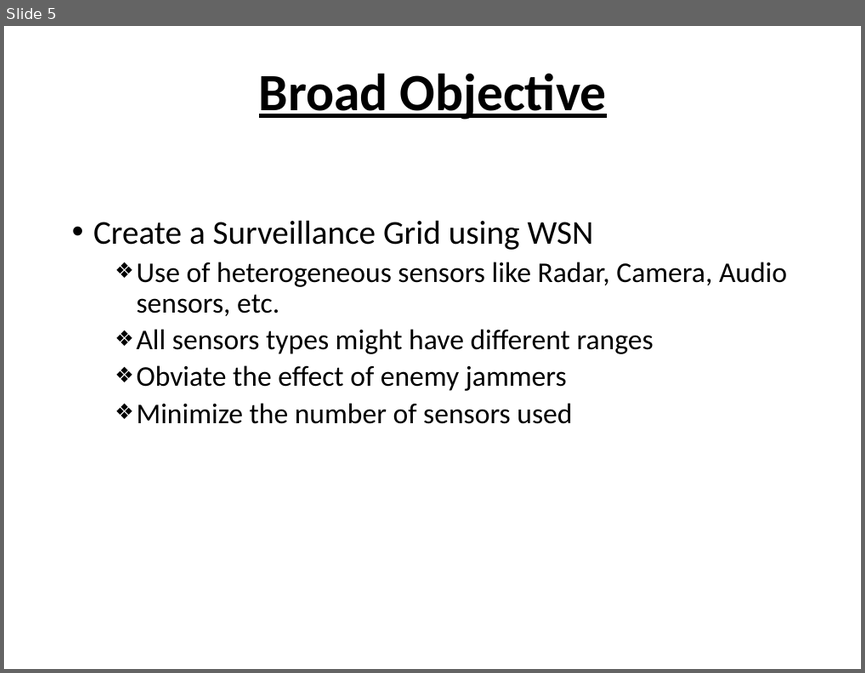
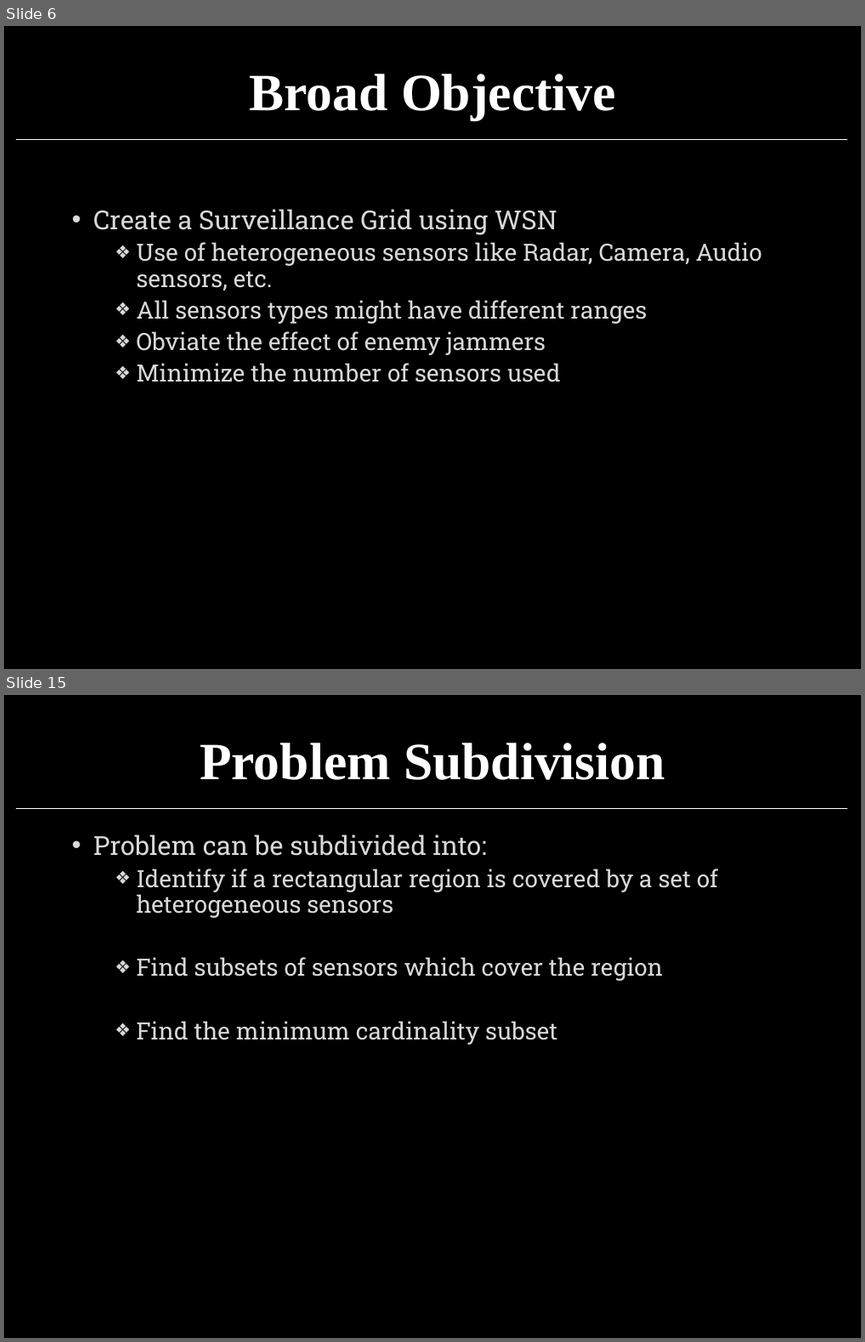
Before and after one commit to j4yd33p/MTP, a slide deck: MTP/Thesis/JBR_PPT.pptx. Shown one above the other, each under a label of ours: slide 5 before the commit, slides 6 and 15 after it; the slides between them are not shown. The pictures are 865x673 and 865x1342 pixels, drawn with LibreOffice and Linux fonts; fonts in the diff are those of the drawing. Boxes give left, top, right and bottom in pixels: in the first picture for what was removed or moved away, otherwise in the second. Text is boxed around its words. In the diff, an @@ line names an element or a change of style, - is before the commit and + after.

```diff
--- a/MTP/Thesis/JBR_PPT.pptx
+++ b/MTP/Thesis/JBR_PPT.pptx
@@ slide 15 added at (4, 695, 861, 1338), background #000000; not listed: 1 template element that a slide beside it also shows @@
@@ title added at (200, 743, 665, 780), 44 pt, text #FFFFFF, bold @@
+Problem Subdivision
@@ text added at (93, 834, 718, 1044), 20 pt, text #D9D9D9 @@
+• Problem can be subdivided into:
+  ❖ Identify if a rectangular region is covered by a set of heterogeneous sensors
+  ❖ Find subsets of sensors which cover the region
+  ❖ Find the minimum cardinality subset
@@ what was slide 5 is now slide 6 @@
@@ slide 6 changed as well @@
@@ background #FFFFFF to #000000 @@
@@ title "Broad Objective" at (250, 74, 616, 120): font Calibri to Times New Roman, text colour #000000 to #FFFFFF, underline off @@
@@ line added from (16, 139) to (847, 139), #FFFFFF 0.5 pt @@
@@ text "Create a Surveillance Grid using ..." at (93, 209, 762, 382): size 28 to 22 pt in "Create a Surveillance Grid using WSN"; font Calibri to Roboto Slab, text colour #000000 to #D9D9D9; size 24 to 20 pt in "Use of heterogeneous sensors like Radar, Camera, ...", "All sensors types might have different ranges", "Obviate the effect of enemy jammers", "Minimize the number of sensors used" @@
```
Also in this commit, not shown: 4 other slides changed, 13 other slides added, 8 other files.
